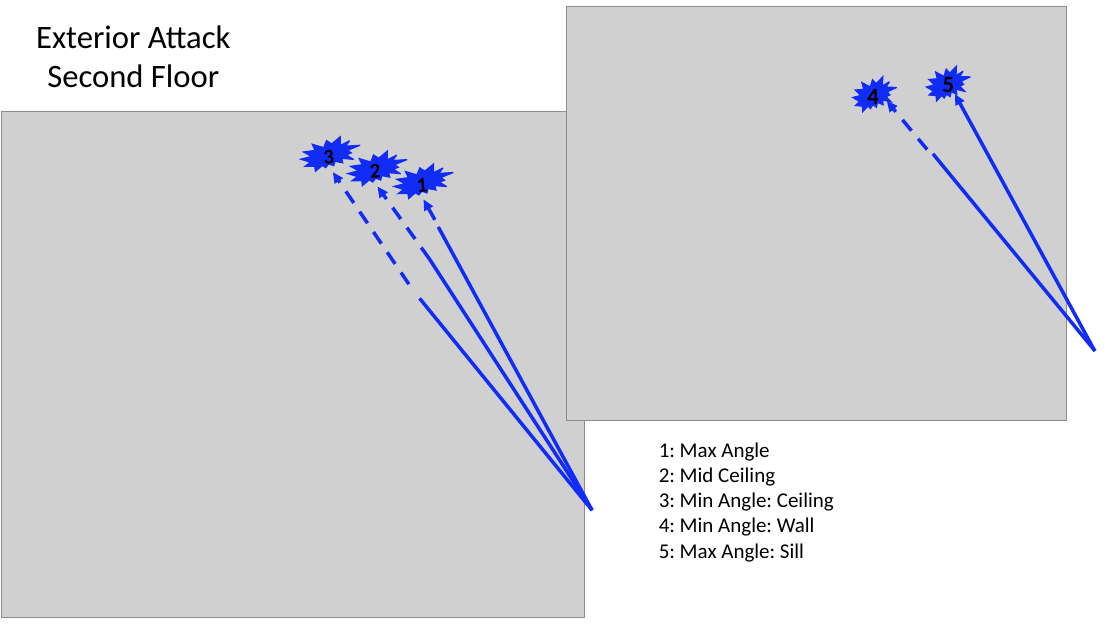
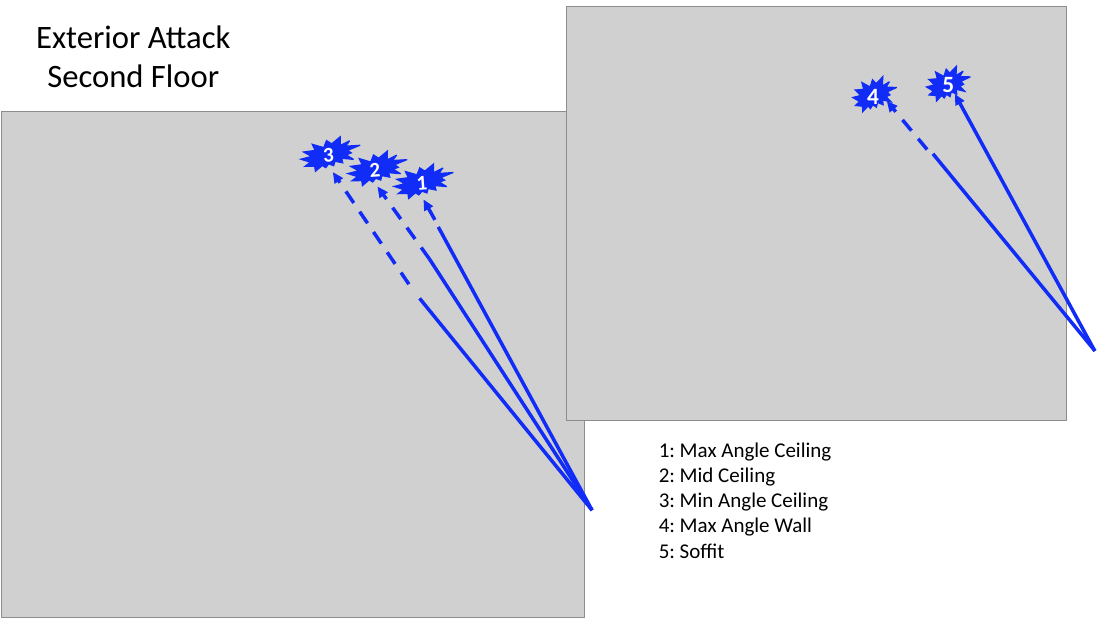
Before and after one commit to jwregan2/2013_Fire_Attack, a slide deck: slide 2 of Part_I/Report/Figures/Water_Distribution/Nozzle_Position_Legends.pptx. Drawn at 1120x630 pixels with LibreOffice and Linux fonts; fonts in the diff are those of the drawing; grey boxes stand for pictures. Boxes give left, top, right and bottom in pixels: in the first picture for what was removed or moved away, otherwise in the second. Text is boxed around its words. In the diff, an @@ line names an element or a change of style, - is before the commit and + after.

```diff
--- a/Part_I/Report/Figures/Water_Distribution/Nozzle_Position_Legends.pptx
+++ b/Part_I/Report/Figures/Water_Distribution/Nozzle_Position_Legends.pptx
@@ text colour #000000 to #FFFFFF in 5 elements at [867,84,879,110], [942,73,954,99], [417,176,428,197], [370,159,381,183], [324,148,335,169] @@
@@ text at [659,442,831,461]: text changed @@
-1: Max Angle
+1: Max Angle Ceiling
@@ text at [659,492,828,558]: text changed @@
-3: Min Angle: Ceiling
-4: Min Angle: Wall
-5: Max Angle: Sill
+3: Min Angle Ceiling
+4: Max Angle Wall
+5: Soffit
```
Also in this commit, not shown: 2 other slides changed, 4 other files.
